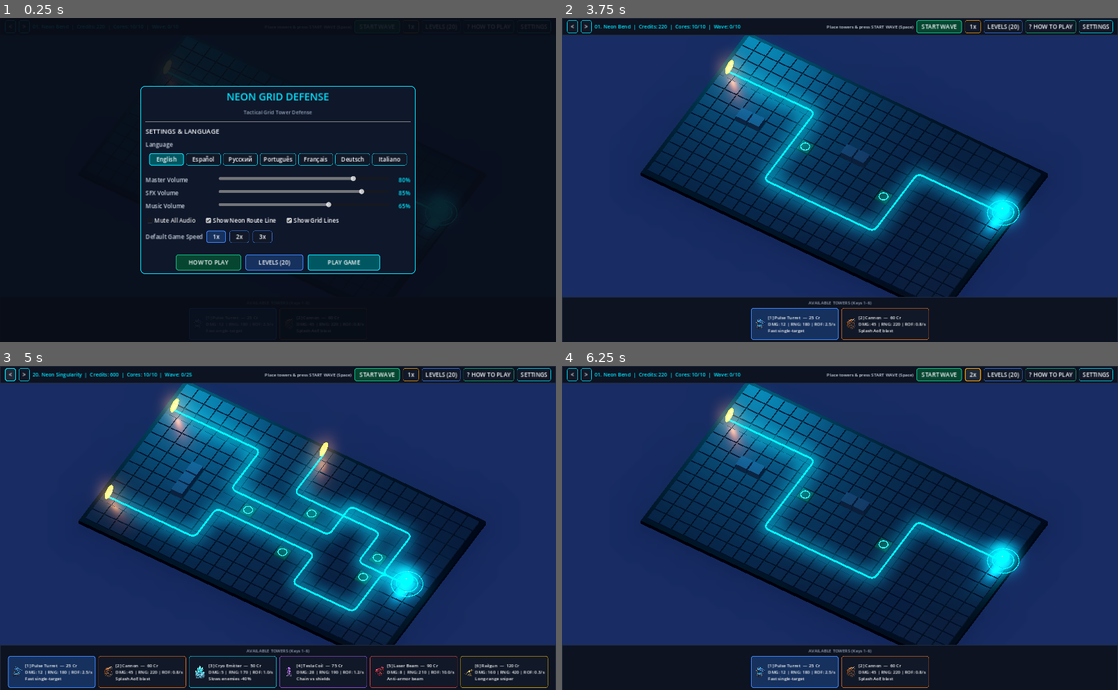
Above: before the commit, frames 1-4 (two rows, left to right).
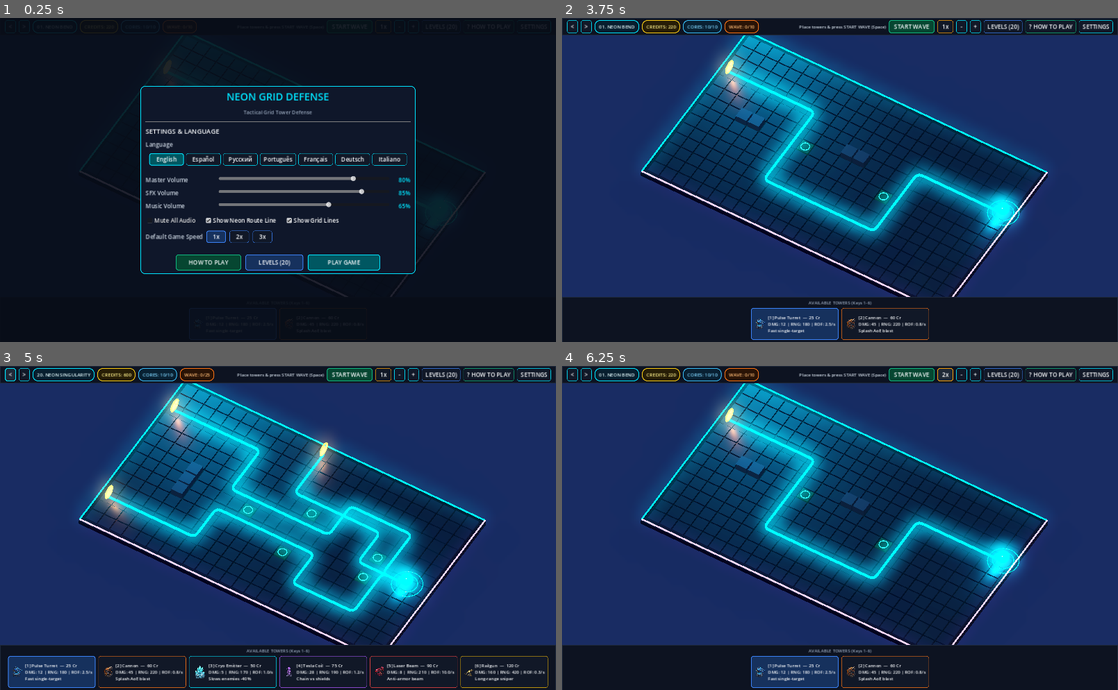
Above: after the commit, the same moments.

Repository: o1egkl/neon-grid-defense
Game: Godot game, scene res://scenes/main.tscn
Two runs of this game, one before a commit and one after it. Both use one fixed random seed, a clock stepped at 60 frames per second and the inputs below.
Inputs (mouse positions are in pixels of both pictures, inside the frame that each line leads up to):
- Up to frame 1 (0.25 s): no input
- Up to frame 2 (3.75 s): click (962, 27) at 0.5 s, where only the run after the commit has a clickable "-"; click (973, 27) at 1.25 s, where only the run after the commit has a clickable "+"; click "START WAVE" at 2 s; click "START WAVE" at 2.75 s; click "PLAY GAME" at 3.5 s
- Up to frame 3 (5 s): click "<" at 4.25 s
- Up to frame 4 (6.25 s): click ">" at 5 s; click "1x" at 5.75 s

The runs differ from the first frame. In frame 1, 0.3% of the frame differs, in the area x 14-88%, y 2-87%; in frame 2, 6.7%; in frame 3, 11%, in the area x 5-88%, y 0-87%; in frame 4, 6.7%.

Commit message:
feat: add Desktop/Android pinch zoom & pan, 4 color-coded HUD pills, and neon board rim

Diff:
--- a/scripts/grid_manager.gd
+++ b/scripts/grid_manager.gd
@@ -82,6 +82,17 @@
 var _round_robin_spawn: int = 0
 var _anim_time: float = 0.0
 
+# Camera Zoom & Pan (Desktop Wheel + MMB/WASD + Android 2-Finger Pinch)
+var _base_cam_size: float = 22.8
+var _zoom_factor: float = 1.0
+var _target_zoom: float = 1.0
+var _pan_offset := Vector3.ZERO
+var _mmb_dragging: bool = false
+var _touches: Dictionary = {} # finger_idx -> Vector2
+var _prev_pinch_dist: float = 0.0
+var _prev_pinch_center := Vector2.ZERO
+var _pinch_lock_timer: float = 0.0
+
 
 func _ready() -> void:
 	_load_enemy_catalog()
@@ -188,16 +199,34 @@
 func _update_camera_fit() -> void:
 	if not _camera:
 		return
-	var center := Vector3(float(grid_size.x) * 0.5, 0.0, float(grid_size.y) * 0.5)
+	var vp: Vector2 = get_viewport().get_visible_rect().size
+	var aspect: float = maxf(vp.x / maxf(vp.y, 1.0), 0.5)
+	_base_cam_size = 22.8
+	if aspect < 1.65:
+		_base_cam_size = 22.8 * (1.65 / aspect)
+	_apply_camera_transform()
+
+
+func _apply_camera_transform() -> void:
+	if not _camera:
+		return
+	var max_px: float = float(grid_size.x) * 0.42
+	var max_pz: float = float(grid_size.y) * 0.45
+	_pan_offset.x = clampf(_pan_offset.x, -max_px, max_px)
+	_pan_offset.z = clampf(_pan_offset.z, -max_pz, max_pz)
+	var center := Vector3(float(grid_size.x) * 0.5, 0.0, float(grid_size.y) * 0.5) + _pan_offset
 	var offset := Vector3(0.0, 26.0, 21.0).rotated(Vector3.UP, deg_to_rad(30.0))
 	_camera.look_at_from_position(center + offset, center + Vector3(0.0, -0.3, 0.6), Vector3.UP)
-
-	var vp: Vector2 = get_viewport().get_visible_rect().size
-	var aspect: float = maxf(vp.x / maxf(vp.y, 1.0), 0.5)
-	var base_size: float = 22.8
-	if aspect < 1.65:
-		base_size = 22.8 * (1.65 / aspect)
-	_camera.size = base_size
+	_camera.size = _base_cam_size * _zoom_factor
+
+
+func zoom_by(multiplier: float) -> void:
+	_target_zoom = clampf(_target_zoom * multiplier, 0.36, 1.15)
+
+
+func reset_camera() -> void:
+	_target_zoom = 1.0
+	_pan_offset = Vector3.ZERO
 
 
 func _on_settings_changed() -> void:
@@ -414,6 +443,9 @@
 	_wave_active = false
 	_ended = false
 	_core_flash = 0.0
+	_zoom_factor = 1.0
+	_target_zoom = 1.0
+	_pan_offset = Vector3.ZERO
 
 	_init_grid_state()
 	_build_3d_board()
@@ -514,6 +546,16 @@
 	base_plate.position = Vector3(float(grid_size.x) * 0.5, -0.34, float(grid_size.y) * 0.5)
 	base_plate.material_override = _make_mat(Color("#070C15"), 0.0, 1.0, 0.65, 0.45)
 	_board_root.add_child(base_plate)
+
+	# Неоновая рамка по периметру всей 3D-доски (как на концепте)
+	var gx: float = float(grid_size.x)
+	var gz: float = float(grid_size.y)
+	var rim_cyan := _make_mat(Color("#00E5FF"), 2.4, 0.9, 0.1, 0.2)
+	var rim_viol := _make_mat(Color("#A855F7"), 2.2, 0.9, 0.1, 0.2)
+	_board_root.add_child(_create_beam_mesh(Vector3(-0.25, -0.02, -0.25), Vector3(gx + 0.25, -0.02, -0.25), 0.09, rim_cyan))
+	_board_root.add_child(_create_beam_mesh(Vector3(-0.25, -0.02, gz + 0.25), Vector3(gx + 0.25, -0.02, gz + 0.25), 0.09, rim_viol))
+	_board_root.add_child(_create_beam_mesh(Vector3(-0.25, -0.02, -0.25), Vector3(-0.25, -0.02, gz + 0.25), 0.09, rim_cyan))
+	_board_root.add_child(_create_beam_mesh(Vector3(gx + 0.25, -0.02, -0.25), Vector3(gx + 0.25, -0.02, gz + 0.25), 0.09, rim_viol))
 
 	var tile_mesh := BoxMesh.new()
 	tile_mesh.size = Vector3(0.90, 0.16, 0.90)
@@ -665,7 +707,7 @@
 			var b: Vector3 = pts[i + 1] + Vector3(0.0, -0.02, 0.0)
 			if a.distance_to(b) < 0.01:
 				continue
-			var seg := _create_beam_mesh(a, b, 0.095, line_mat)
+			var seg := _create_beam_mesh(a, b, 0.15, line_mat)
 			_route_root.add_child(seg)
 			var cap := MeshInstance3D.new()
 			cap.mesh = joint_mesh
@@ -707,8 +749,48 @@
 	if not input_enabled:
 		return
 
+	# Android / Touch: 2-finger Pinch-to-Zoom & Pan
+	if event is InputEventScreenTouch:
+		var st: InputEventScreenTouch = event
+		if st.pressed:
+			_touches[st.index] = st.position
+			if _touches.size() == 2:
+				var ks: Array = _touches.keys()
+				var p0: Vector2 = _touches[ks[0]]
+				var p1: Vector2 = _touches[ks[1]]
+				_prev_pinch_dist = maxf(p0.distance_to(p1), 1.0)
+				_prev_pinch_center = (p0 + p1) * 0.5
+				_pinch_lock_timer = 0.30
+		else:
+			_touches.erase(st.index)
+			if _touches.size() < 2:
+				_prev_pinch_dist = 0.0
+		return
+
+	if event is InputEventScreenDrag:
+		var sd: InputEventScreenDrag = event
+		_touches[sd.index] = sd.position
+		if _touches.size() == 2:
+			_pinch_lock_timer = 0.30
+			var ks: Array = _touches.keys()
+			var p0: Vector2 = _touches[ks[0]]
+			var p1: Vector2 = _touches[ks[1]]
+			var dist: float = maxf(p0.distance_to(p1), 1.0)
+			if _prev_pinch_dist > 1.0:
+				var ratio: float = _prev_pinch_dist / dist
+				_target_zoom = clampf(_target_zoom * ratio, 0.36, 1.15)
+			var center_now: Vector2 = (p0 + p1) * 0.5
+			var delta_c: Vector2 = center_now - _prev_pinch_center
+			_pan_screen_delta(delta_c)
+			_prev_pinch_dist = dist
+			_prev_pinch_center = center_now
+		return
+
 	if event is InputEventMouseMotion:
 		var me: InputEventMouseMotion = event
+		if _mmb_dragging:
+			_pan_screen_delta(me.relative)
+			return
 		var cell: Vector2i = _raycast_mouse_to_cell(me.position)
 		if cell != _hover_cell:
 			_hover_cell = cell
@@ -717,7 +799,18 @@
 
 	elif event is InputEventMouseButton:
 		var mb: InputEventMouseButton = event
+		if mb.button_index == MOUSE_BUTTON_MIDDLE:
+			_mmb_dragging = mb.pressed
+			return
 		if not mb.pressed:
+			return
+		if mb.button_index == MOUSE_BUTTON_WHEEL_UP:
+			zoom_by(0.88)
+			return
+		if mb.button_index == MOUSE_BUTTON_WHEEL_DOWN:
+			zoom_by(1.14)
+			return
+		if _pinch_lock_timer > 0.0:
 			return
 		var cell: Vector2i = _raycast_mouse_to_cell(mb.position)
 		if not _cells.has(cell):
@@ -727,6 +820,22 @@
 			_handle_left_click(cell)
 		elif mb.button_index == MOUSE_BUTTON_RIGHT:
 			_handle_right_click(cell)
+
+
+func _pan_screen_delta(delta_px: Vector2) -> void:
+	if not _camera:
+		return
+	var vp_h: float = maxf(get_viewport().get_visible_rect().size.y, 1.0)
+	var world_per_px: float = _camera.size / vp_h
+	var cam_right: Vector3 = _camera.global_transform.basis.x
+	var cam_fwd: Vector3 = -_camera.global_transform.basis.z
+	cam_right.y = 0.0
+	cam_fwd.y = 0.0
+	cam_right = cam_right.normalized()
+	cam_fwd = cam_fwd.normalized()
+	_pan_offset -= cam_right * (delta_px.x * world_per_px)
+	_pan_offset += cam_fwd * (delta_px.y * world_per_px)
+	_apply_camera_transform()
 
 
 func _update_hover_visuals() -> void:
@@ -1137,6 +1246,27 @@
 
 func _process(delta: float) -> void:
 	_anim_time += delta
+	if _pinch_lock_timer > 0.0:
+		_pinch_lock_timer = maxf(0.0, _pinch_lock_timer - delta)
+	var cam_dirty: bool = false
+	if absf(_zoom_factor - _target_zoom) > 0.001:
+		_zoom_factor = lerpf(_zoom_factor, _target_zoom, minf(1.0, delta * 12.0))
+		cam_dirty = true
+	if input_enabled:
+		var pan_v := Vector2.ZERO
+		if Input.is_key_pressed(KEY_A) or Input.is_key_pressed(KEY_LEFT):
+			pan_v.x += 1.0
+		if Input.is_key_pressed(KEY_D) or Input.is_key_pressed(KEY_RIGHT):
+			pan_v.x -= 1.0
+		if Input.is_key_pressed(KEY_W) or Input.is_key_pressed(KEY_UP):
+			pan_v.y += 1.0
+		if Input.is_key_pressed(KEY_S) or Input.is_key_pressed(KEY_DOWN):
+			pan_v.y -= 1.0
+		if pan_v.length_squared() > 0.01:
+			_pan_screen_delta(pan_v.normalized() * 480.0 * delta)
+			cam_dirty = false
+	if cam_dirty:
+		_apply_camera_transform()
 	if is_instance_valid(_core_sphere):
 		_core_sphere.position.y = 0.62 + sin(_anim_time * 2.6) * 0.08
 	if is_instance_valid(_core_ring_a):
--- a/scripts/main.gd
+++ b/scripts/main.gd
@@ -47,6 +47,8 @@
 	ui.retry_level_requested.connect(func(): _load_level(current_level_index))
 	ui.start_wave_requested.connect(_on_start_wave)
 	ui.speed_cycle_requested.connect(_on_cycle_speed)
+	ui.zoom_in_requested.connect(func(): grid_manager.zoom_by(0.84))
+	ui.zoom_out_requested.connect(func(): grid_manager.zoom_by(1.18))
 	ui.tower_selected.connect(_select_tower)
 	ui.upgrade_inspected_requested.connect(_on_upgrade_inspected)
 	ui.sell_inspected_requested.connect(_on_sell_inspected)
@@ -85,6 +87,9 @@
 	if ui.is_any_overlay_open():
 		return
 
+	if ke.keycode == KEY_0:
+		grid_manager.reset_camera()
+		return
 	if ke.keycode == KEY_SPACE:
 		_on_start_wave()
 		return
--- a/scripts/ui_controller.gd
+++ b/scripts/ui_controller.gd
@@ -11,6 +11,8 @@
 signal play_requested()
 signal start_wave_requested()
 signal speed_cycle_requested()
+signal zoom_in_requested()
+signal zoom_out_requested()
 signal level_selected(level_id: int)
 signal prev_level_requested()
 signal next_level_requested()
@@ -32,7 +34,16 @@
 
 # HUD
 var _hud_bar: PanelContainer
-var _hud_info_label: Label
+var _pill_level: PanelContainer
+var _lbl_level: Label
+var _pill_credits: PanelContainer
+var _lbl_credits: Label
+var _pill_cores: PanelContainer
+var _lbl_cores: Label
+var _pill_wave: PanelContainer
+var _lbl_wave: Label
+var _hud_btn_zoom_out: Button
+var _hud_btn_zoom_in: Button
 var _hud_status_label: Label
 var _hud_btn_prev: Button
 var _hud_btn_next: Button
@@ -222,16 +233,45 @@
 
 func update_hud(level_name: String, gold: int, cores: int, cur_wave: int, total_waves: int, msg_key: String) -> void:
 	_current_gold = gold
-	if not _hud_info_label:
+	if not _lbl_level:
 		return
-	_hud_info_label.text = "%s  |  %s: %d  |  %s: %d/10  |  %s: %d/%d" % [
-		level_name,
-		SettingsManager.tr_key("hud_credits"), gold,
-		SettingsManager.tr_key("hud_cores"), cores,
-		SettingsManager.tr_key("hud_waves"), cur_wave, total_waves
-	]
+	_lbl_level.text = level_name.to_upper()
+	_lbl_credits.text = "%s: %d" % [SettingsManager.tr_key("hud_credits").to_upper(), gold]
+	_lbl_cores.text = "%s: %d/10" % [SettingsManager.tr_key("hud_cores").to_upper(), cores]
+	_lbl_wave.text = "%s: %d/%d" % [SettingsManager.tr_key("hud_waves").to_upper(), cur_wave, total_waves]
+
+	# Красная тревога на бейдже Ядер, если осталось <= 3
+	var core_accent := Color("#EF4444") if cores <= 3 else Color("#38BDF8")
+	var core_bg := Color("#2D0A12") if cores <= 3 else Color("#082032")
+	_pill_cores.add_theme_stylebox_override("panel", _make_pill_style(core_bg, core_accent))
+	_lbl_cores.add_theme_color_override("font_color", Color("#FCA5A5") if cores <= 3 else Color("#7DD3FC"))
+
 	_hud_status_label.text = SettingsManager.tr_key(msg_key)
 	_rebuild_tower_shop_cards()
+
+
+func _make_pill_style(bg: Color, border: Color) -> StyleBoxFlat:
+	var sb := StyleBoxFlat.new()
+	sb.bg_color = bg
+	sb.border_color = border
+	sb.set_border_width_all(2)
+	sb.set_corner_radius_all(14)
+	sb.content_margin_left = 12
+	sb.content_margin_right = 12
+	sb.content_margin_top = 4
+	sb.content_margin_bottom = 4
+	return sb
+
+
+func _make_hud_pill(parent: Control, bg: Color, border: Color, text_col: Color) -> Array:
+	var p := PanelContainer.new()
+	p.add_theme_stylebox_override("panel", _make_pill_style(bg, border))
+	parent.add_child(p)
+	var l := Label.new()
+	l.add_theme_font_size_override("font_size", 13)
+	l.add_theme_color_override("font_color", text_col)
+	p.add_child(l)
+	return [p, l]
 
 
 func _on_language_changed(_code: String) -> void:
@@ -311,10 +351,21 @@
 	_hud_btn_next.pressed.connect(func(): next_level_requested.emit())
 	hbox.add_child(_hud_btn_next)
 
-	_hud_info_label = Label.new()
-	_hud_info_label.add_theme_color_override("font_color", Color("#00E5FF"))
-	_hud_info_label.add_theme_font_size_override("font_size", 14)
-	hbox.add_child(_hud_info_label)
+	var p_lvl: Array = _make_hud_pill(hbox, Color("#071E2E"), Color("#00E5FF"), Color("#E0F7FA"))
+	_pill_level = p_lvl[0]
+	_lbl_level = p_lvl[1]
+
+	var p_cr: Array = _make_hud_pill(hbox, Color("#261D06"), Color("#FACC15"), Color("#FEF08A"))
+	_pill_credits = p_cr[0]
+	_lbl_credits = p_cr[1]
+
+	var p_co: Array = _make_hud_pill(hbox, Color("#082032"), Color("#38BDF8"), Color("#7DD3FC"))
+	_pill_cores = p_co[0]
+	_lbl_cores = p_co[1]
+
+	var p_wv: Array = _make_hud_pill(hbox, Color("#291306"), Color("#F97316"), Color("#FDBA74"))
+	_pill_wave = p_wv[0]
+	_lbl_wave = p_wv[1]
 
 	var spacer := Control.new()
 	spacer.size_flags_horizontal = Control.SIZE_EXPAND_FILL
@@ -337,6 +388,20 @@
 	_style_button(_hud_btn_speed, Color("#F59E0B"))
 	_hud_btn_speed.pressed.connect(func(): speed_cycle_requested.emit())
 	hbox.add_child(_hud_btn_speed)
+
+	_hud_btn_zoom_out = Button.new()
+	_hud_btn_zoom_out.text = "-"
+	_hud_btn_zoom_out.custom_minimum_size = Vector2(30, 32)
+	_style_button(_hud_btn_zoom_out, Color("#00E5FF"))
+	_hud_btn_zoom_out.pressed.connect(func(): zoom_out_requested.emit())
+	hbox.add_child(_hud_btn_zoom_out)
+
+	_hud_btn_zoom_in = Button.new()
+	_hud_btn_zoom_in.text = "+"
+	_hud_btn_zoom_in.custom_minimum_size = Vector2(30, 32)
+	_style_button(_hud_btn_zoom_in, Color("#00E5FF"))
+	_hud_btn_zoom_in.pressed.connect(func(): zoom_in_requested.emit())
+	hbox.add_child(_hud_btn_zoom_in)
 
 	_hud_btn_levels = Button.new()
 	_style_button(_hud_btn_levels, Color("#3B82F6"))
